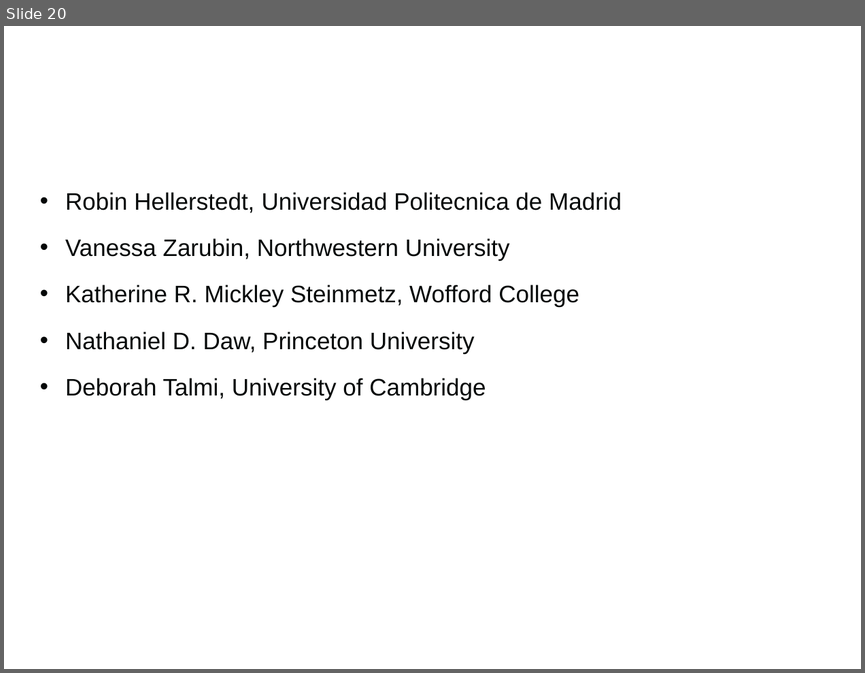
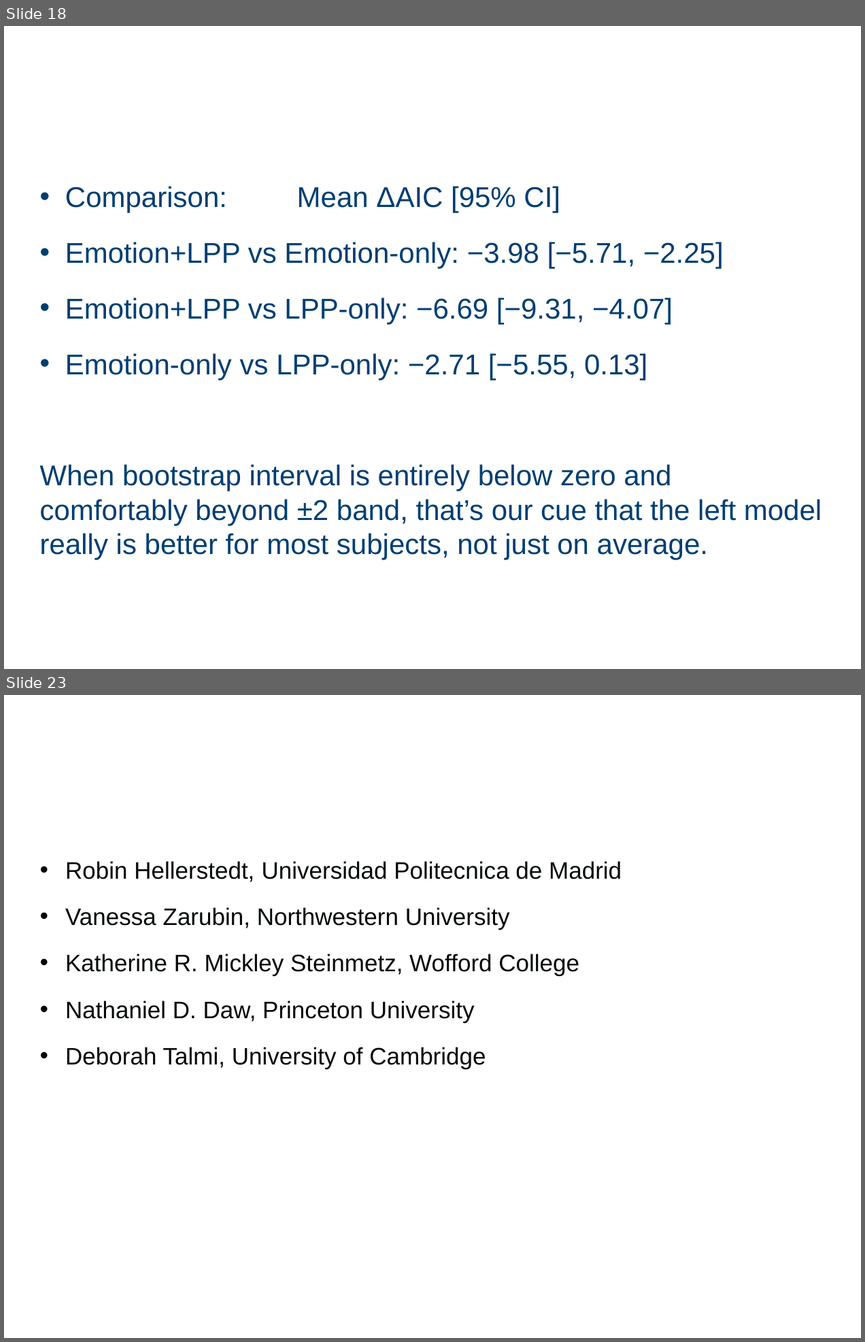
Before and after one commit to githubpsyche/jaxcmr, a slide deck: projects/TalmiEEG/slides.pptx. Shown one above the other, each under a label of ours: slide 20 before the commit, slides 18 and 23 after it; the slides between them are not shown. The pictures are 865x673 and 865x1342 pixels, drawn with LibreOffice and Linux fonts; fonts in the diff are those of the drawing; background and template pictures are left out. Boxes give left, top, right and bottom in pixels: in the first picture for what was removed or moved away, otherwise in the second. Text is boxed around its words. In the diff, an @@ line names an element or a change of style, - is before the commit and + after.

```diff
--- a/projects/TalmiEEG/slides.pptx
+++ b/projects/TalmiEEG/slides.pptx
@@ slide 18 added at (4, 26, 861, 669), background picture (left out) @@
@@ text added at (40, 186, 821, 560), 24 pt, text #003E72 @@
+• Comparison: Mean ΔAIC [95% CI]
+• Emotion+LPP vs Emotion-only: −3.98 [−5.71, −2.25]
+• Emotion+LPP vs LPP-only: −6.69 [−9.31, −4.07]
+• Emotion-only vs LPP-only: −2.71 [−5.55, 0.13]
+When bootstrap interval is entirely below zero and comfortably beyond ±2 band, that’s our cue that the left model really is better for most subjects, not just on average.
@@ title added at (65, 242, 408, 324), 26 pt, text #FFFFFF, bold @@
+Emotion+LPP clearly best; LPP-only clearly worst
@@ what was slide 20 is now slide 23 @@
```
Also in this commit, not shown: 8 slides changed, 4 other slides added, 2 slides removed, 9 other files.
